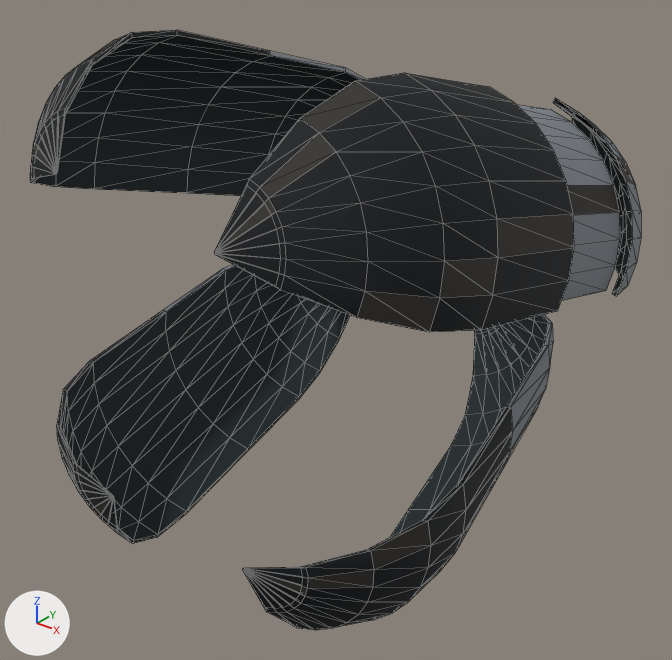
Before and after pictures for a commit that changed the glTF model assets/feids26/derived/meshopt/feids26_d2_lod1.meshopt.glb.
Both versions are drawn from a 50 mm camera at (14.68, -15.91, 14.48) aimed at (0.33, 2.02, 3.37). The axes (+X, +Y, +Z) are drawn at lower left. The lights are the same throughout. The picture after the commit comes second. Mesh edges are drawn as thin lines. Where no turn or scale is listed for an object, it has been applied to the vertices. Vertices at exactly the same position are counted once.

Names of what the first picture shows: 'SHELL_ARMOR_1', 'SHELL_ARMOR_2', 'SHELL_ARMOR_3', 'SHELL_ARMOR_4'.
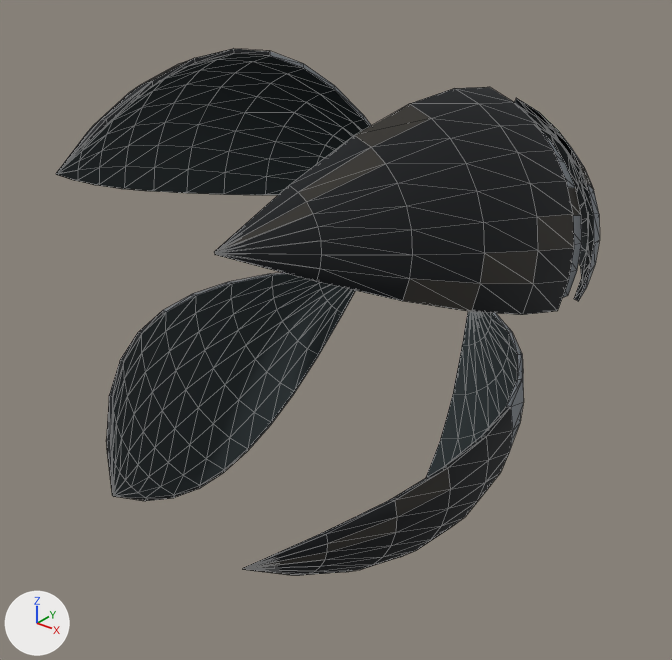
Diff of the bpy script that builds the scene:
```diff
--- a/assets/feids26/derived/meshopt/feids26_d2_lod1.meshopt.glb.py
+++ b/assets/feids26/derived/meshopt/feids26_d2_lod1.meshopt.glb.py
@@ me_mesh_0 @@
 # used by ob_shell_armor_1; location = (3.14, 2.03, 6.72)
-me_mesh_0.from_pydata(...)  # 234 vertices, 392 faces; spans x -0.03..3.77, y -7.01..7.04, z -2.01..4.39
+me_mesh_0.from_pydata(...)  # 234 vertices, 392 faces; spans x -0.03..3.75, y -7.01..7.02, z -1.67..3.72
+# me_mesh_0 part 1: 90 of 234 vertices moved; they spanned x 0.38..3.77, y 3.13..7.04, z -2.01..2.74 and now span x 0.34..3.6, y 1.19..5.9, z -1.63..3.06; mean shift (-0.16, -1.76, 0.33); largest move (0.9, 5.53, 2.13) -> (0.81, 3.5, 2.31)
+# me_mesh_0 part 2: 72 of 234 vertices moved; they spanned x 0.3..3.73, y -6.8..-2.53, z -0.07..4.39 and now span x 0.28..3.59, y -5.69..-0.6, z -0.49..3.72; mean shift (-0.15, 1.67, -0.49); largest move (3.11, -4.53, 2.22) -> (2.83, -2.58, 1.66)
 me_mesh_0.materials.append(mat_feids_ceramic_palette)
@@ me_mesh_1 @@
 # used by ob_shell_armor_2; location = (-2.57, 2.89, 6.65)
-me_mesh_1.from_pydata(...)  # 198 vertices, 392 faces; spans x -3.82..0.15, y -6.94..7.04, z -2.24..4.53
+me_mesh_1.from_pydata(...)  # 198 vertices, 392 faces; spans x -3.75..0.15, y -6.94..6.95, z -1.93..3.74
+# me_mesh_1 part 3: 72 of 198 vertices moved; they spanned x -3.67..-0.18, y 3.17..7.04, z -2.24..2.57 and now span x -3.56..-0.17, y 1.24..5.91, z -1.85..2.97; mean shift (0.12, -1.7, 0.37); largest move (-3.31, 4.94, -0.82) -> (-3.05, 2.97, -0.32)
+# me_mesh_1 part 4: 72 of 198 vertices moved; they spanned x -3.82..-0.49, y -6.71..-2.33, z 0.06..4.53 and now span x -3.63..-0.43, y -5.61..-0.44, z -0.45..3.74; mean shift (0.2, 1.65, -0.55); largest move (-3.53, -4.51, 1.8) -> (-3.18, -2.58, 1.21)
 me_mesh_1.materials.append(mat_feids_ceramic_palette)
@@ me_mesh_2 @@
 # used by ob_shell_armor_3; location = (-2.35, 2.04, 1.59)
-me_mesh_2.from_pydata(...)  # 198 vertices, 392 faces; spans x -4.42..1.52, y -7.05..7.03, z -3.77..0.99
+me_mesh_2.from_pydata(...)  # 198 vertices, 392 faces; spans x -3.82..1.52, y -7.04..7.03, z -3.63..0.88
+# me_mesh_2 part 5: 72 of 198 vertices moved; they spanned x -4.42..-1.63, y 2.56..6.72, z -3.5..0.99 and now span x -3.82..-1.17, y 0.63..5.6, z -3.43..0.88; mean shift (0.52, -1.67, 0.03); largest move (-4.26, 4.1, -0.33) -> (-3.53, 2.19, -0.36)
+# me_mesh_2 part 6: 72 of 198 vertices moved; they spanned x -2.93..1.14, y -7.05..-3.42, z -3.77..0.73 and now span x -3.21..0.92, y -5.92..-1.46, z -3.54..0.77; mean shift (-0.22, 1.73, 0.16); largest move (-2.24, -5.53, 0.6) -> (-2.38, -3.49, 0.61)
 me_mesh_2.materials.append(mat_feids_ceramic_palette)
@@ me_mesh_3 @@
 # used by ob_shell_armor_4; location = (1.7, 2.28, 1.5)
-me_mesh_3.from_pydata(...)  # 198 vertices, 392 faces; spans x -1.44..4.37, y -7.04..7.05, z -3.84..1.06
+me_mesh_3.from_pydata(...)  # 198 vertices, 392 faces; spans x -1.44..3.82, y -7.04..7.05, z -3.64..0.88
+# me_mesh_3 part 7: 72 of 198 vertices moved; they spanned x -1.09..2.98, y 3.75..7.05, z -3.43..1.06 and now span x -0.88..3.24, y 1.77..5.91, z -3.41..0.88; mean shift (0.2, -1.74, -0.01); largest move (2.21, 5.4, 1.03) -> (2.31, 3.37, 0.84)
+# me_mesh_3 part 8: 72 of 198 vertices moved; they spanned x 1.49..4.37, y -6.61..-2.59, z -3.84..0.63 and now span x 1.06..3.82, y -5.51..-0.66, z -3.58..0.71; mean shift (-0.5, 1.66, 0.2); largest move (3.44, -4.15, -2.64) -> (2.82, -2.23, -2.31)
 me_mesh_3.materials.append(mat_feids_ceramic_palette)
```

Pixel boxes [x1, y1, x2, y2] of what changed, in the pictures (672 x 660 px; the box of a moved part takes in the faces that stretch with it):
'SHELL_ARMOR_1', reshaped (10% narrower, 12% shorter)
    before: [214, 73, 641, 332]
    after: [215, 87, 600, 315]
'SHELL_ARMOR_3', reshaped (15% narrower, 18% shorter)
    before: [57, 265, 350, 543]
    after: [106, 273, 355, 501]
'SHELL_ARMOR_2', reshaped (12% shorter)
    before: [30, 30, 365, 196]
    after: [56, 49, 371, 195]
'SHELL_ARMOR_4', reshaped (10% narrower, 17% shorter)
    before: [242, 314, 553, 630]
    after: [243, 312, 524, 575]
part 1 of me_mesh_0, moved or reshaped
    before: [516, 98, 641, 301]
    after: [514, 98, 600, 301]
part 2 of me_mesh_0, moved or reshaped
    before: [214, 73, 574, 332]
    after: [215, 87, 574, 315]
part 3 of me_mesh_1, moved or reshaped
    before: [187, 51, 365, 196]
    after: [187, 51, 371, 195]
part 4 of me_mesh_1, moved or reshaped
    before: [30, 30, 270, 193]
    after: [56, 49, 270, 193]
part 5 of me_mesh_2, moved or reshaped
    before: [163, 265, 350, 450]
    after: [163, 273, 355, 450]
part 6 of me_mesh_2, moved or reshaped
    before: [57, 310, 248, 543]
    after: [106, 310, 248, 501]
part 7 of me_mesh_3, moved or reshaped
    before: [408, 314, 553, 510]
    after: [426, 312, 524, 477]
part 8 of me_mesh_3, moved or reshaped
    before: [242, 407, 513, 630]
    after: [243, 407, 513, 575]
